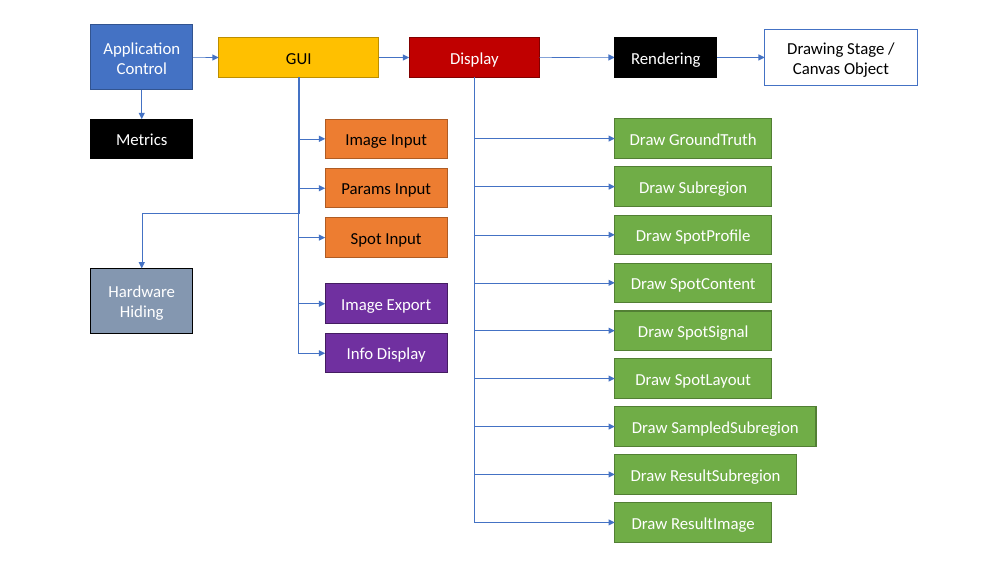
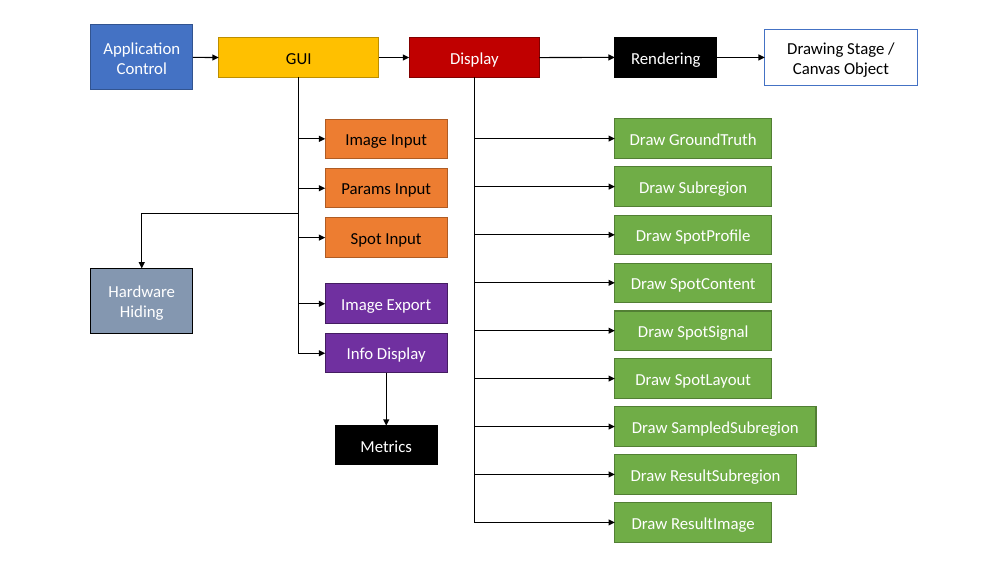
Before and after one commit to joedf/CAS741_w23, a slide deck: slide 1 of docs/Design/MG/MG_graph.pptx. Drawn at 1008x567 pixels with LibreOffice and Linux fonts; fonts in the diff are those of the drawing. Boxes give left, top, right and bottom in pixels: in the first picture for what was removed or moved away, otherwise in the second. Text is boxed around its words. In the diff, an @@ line names an element or a change of style, - is before the commit and + after.

```diff
--- a/docs/Design/MG/MG_graph.pptx
+++ b/docs/Design/MG/MG_graph.pptx
@@ arrow (193, 57) - (219, 57): stroke #4472C4 0.5 pt to #000000 1 pt @@
@@ arrow (379, 57) - (409, 57): stroke #4472C4 0.5 pt to #000000 1 pt @@
@@ arrow (540, 57) - (615, 57): stroke #4472C4 0.5 pt to #000000 1 pt @@
@@ arrow (717, 57) - (765, 57): stroke #4472C4 0.5 pt to #000000 1 pt @@
@@ elbow arrow (299, 77) - (142, 268): stroke #4472C4 0.5 pt to #000000 1 pt @@
@@ elbow arrow (299, 77) - (325, 139): stroke #4472C4 0.5 pt to #000000 1 pt @@
@@ elbow arrow (299, 77) - (325, 188): stroke #4472C4 0.5 pt to #000000 1 pt @@
@@ elbow arrow (299, 77) - (325, 237): stroke #4472C4 0.5 pt to #000000 1 pt @@
@@ elbow arrow (299, 77) - (325, 304): stroke #4472C4 0.5 pt to #000000 1 pt @@
@@ elbow arrow (299, 77) - (325, 353): stroke #4472C4 0.5 pt to #000000 1 pt @@
@@ elbow arrow (474, 77) - (615, 235): stroke #4472C4 0.5 pt to #000000 1 pt @@
@@ elbow arrow (474, 77) - (615, 283): stroke #4472C4 0.5 pt to #000000 1 pt @@
@@ elbow arrow (474, 77) - (615, 330): stroke #4472C4 0.5 pt to #000000 1 pt @@
@@ elbow arrow (474, 77) - (615, 379): stroke #4472C4 0.5 pt to #000000 1 pt @@
@@ elbow arrow (474, 77) - (615, 187): stroke #4472C4 0.5 pt to #000000 1 pt @@
@@ elbow arrow (474, 77) - (615, 138): stroke #4472C4 0.5 pt to #000000 1 pt @@
@@ elbow arrow (474, 77) - (615, 426): stroke #4472C4 0.5 pt to #000000 1 pt @@
@@ elbow arrow (474, 77) - (615, 475): stroke #4472C4 0.5 pt to #000000 1 pt @@
@@ elbow arrow (474, 77) - (615, 523): stroke #4472C4 0.5 pt to #000000 1 pt @@
@@ arrow moved from (142, 90) - (142, 119) to (386, 373) - (386, 426) @@
@@ arrow (386, 373) - (386, 426): stroke #4472C4 0.5 pt to #000000 1 pt @@
@@ rectangle "Metrics" moved from (x1=91, y1=119, x2=193, y2=159) to (x1=335, y1=426, x2=437, y2=465) @@
```
Also in this commit, not shown: 5 other files.
